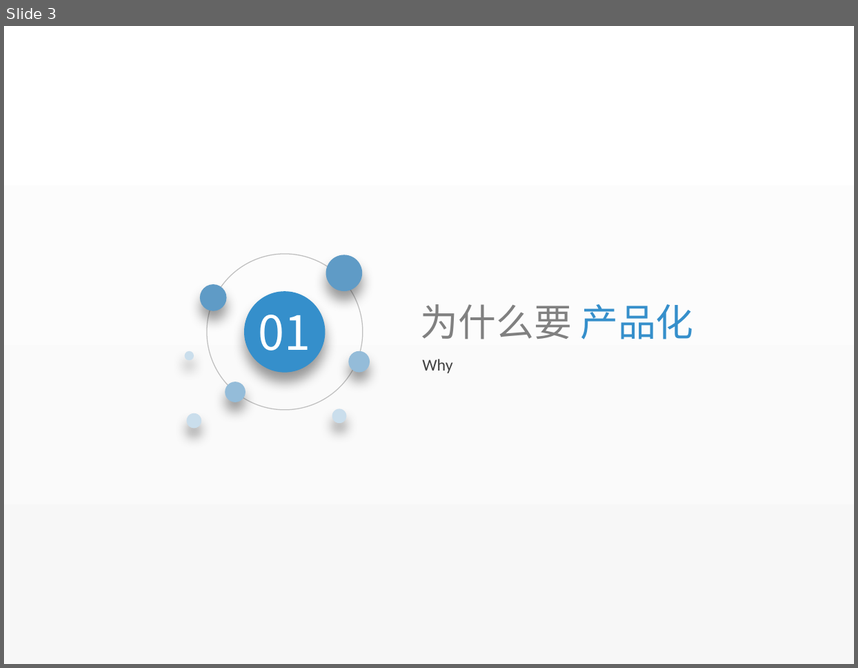
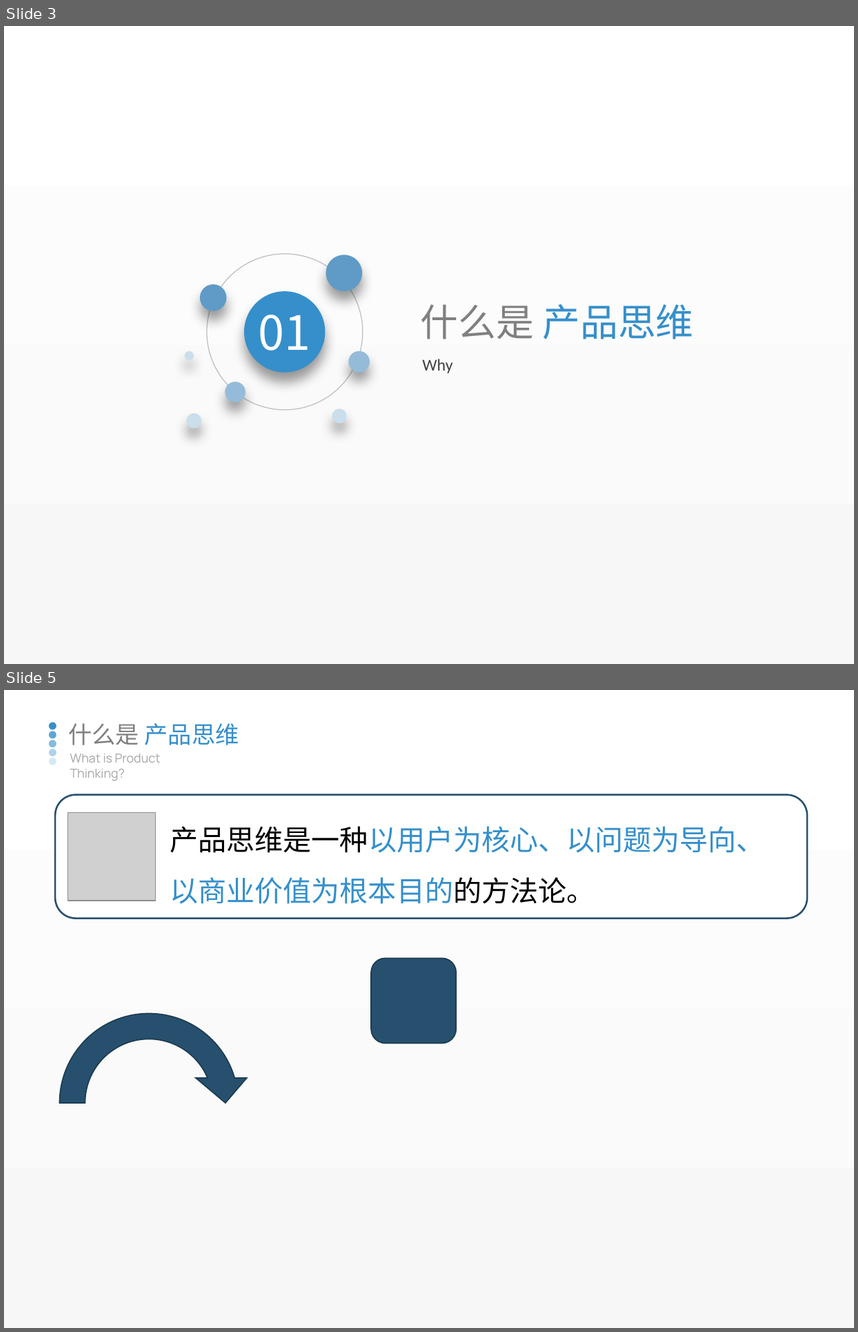
Before and after one commit to watermoonlx/presentation, a slide deck: 20190508-产品化/产品化.pptx. Shown one above the other, each under a label of ours: slide 3 before the commit, slides 3 and 5 after it; the slides between them are not shown. The pictures are 858x668 and 858x1332 pixels, drawn with LibreOffice and Linux fonts; fonts in the diff are those of the drawing; grey boxes stand for pictures. Boxes give left, top, right and bottom in pixels: in the first picture for what was removed or moved away, otherwise in the second. Text is boxed around its words. In the diff, an @@ line names an element or a change of style, - is before the commit and + after.

```diff
--- a/20190508-产品化/产品化.pptx
+++ b/20190508-产品化/产品化.pptx
@@ slide 5 added at <box>4,690,854,1328</box>, background gradient #FFFFFF to #F7F7F7 @@
@@ group added at <box>49,722,56,765</box>: 5 ellipses @@
@@ text added at <box>68,723,239,745</box>, 20 pt, text #358FCB @@
+什么是 产品思维
@@ text added at <box>70,753,161,781</box>, 10.5 pt, text #A6A6A6 @@
+What is Product Thinking?
@@ rounded rectangle added at <box>55,795,807,918</box>, fill #FFFFFF, outline #27506E 1.5 pt, 24 pt, text #358FCB @@
+产品思维是一种以用户为核心、以问题为导向、以商业价值为根本目的的方法论。
@@ picture added at <box>67,812,156,901</box> @@
@@ rounded rectangle added at <box>371,958,456,1043</box>, fill #27506E, outline #1D3B51 1 pt @@
@@ circular arrow added at <box>47,1000,250,1204</box>, fill #27506E, outline #1D3B51 1 pt @@
@@ slide 3 changed as well @@
@@ text at <box>421,304,694,339</box>: text changed; font Manrope to Noto Sans CJK SC; text colour #808080 to #358FCB @@
-为什么要 产品化
+什么是 产品思维
```
Also in this commit, not shown: 6 other slides changed, 9 other slides added, 8 slides removed, 2 other files.
